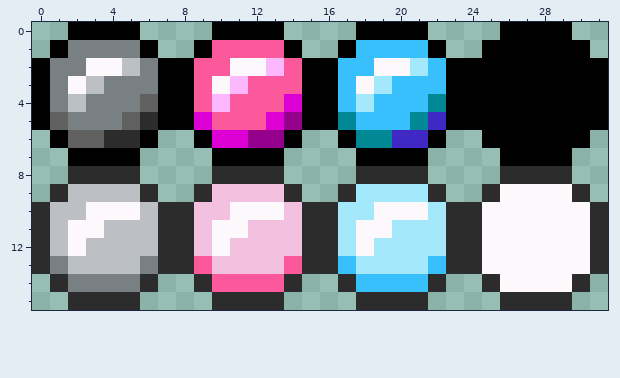
One commit to this pixel-art file: Aseprite/Pegs.aseprite. This is how it looked before the edit.
32x16 pixels, 1 frame.
Once edited:
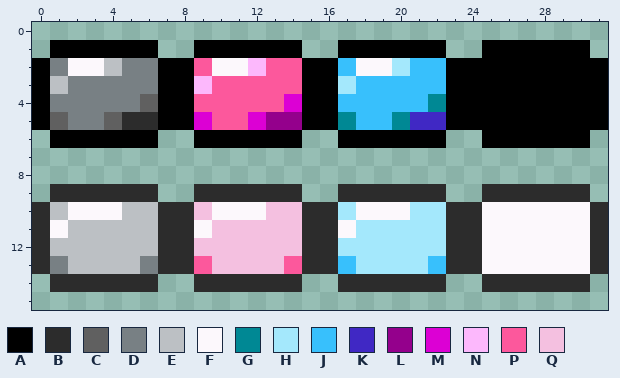
Palette (. is transparent): A #000000  B #2c2c2c  C #606060  D #788084  E #bcc0c4  F #fcf8fc  G #008894  H #a4e8fc  J #38c0fc  K #4028c4  L #94008c  M #dc00d4  N #fcb8fc  P #fc589c  Q #f4c0e0
Difference:
layer "Layer 1" now hidden
layer "Layer 1 Copy" added
Changed rows in their new state; - is an unchanged pixel.
first column x 1:
 0 -....----....----....----....
 1 -AAAA----AAAA----AAAA--------
 2 -F-ED----F-NP----F-HJ--------
 3 EDD-----NPP-----HJJ----------
 4 -D-------P-------J-----------
 5 ---CB------ML------GK--------
 6 -AAAA----AAAA----AAAA--------
 7 -....----....----....----....
 8 -....----....----....----....
 9 -BBBB----BBBB----BBBB----BBBB
10 -F--E----F--Q----F--H--------
11 FEE-----FQQ-----FHH----------
12 -E-------Q-------H-----------
14 -BBBB----BBBB----BBBB----BBBB
15 -....----....----....----....
Boxes around the changes in both pictures, in picture pixels (x1, y1, x2, y2):
changed: (50, 22, 140, 310)
changed: (194, 22, 572, 310)
